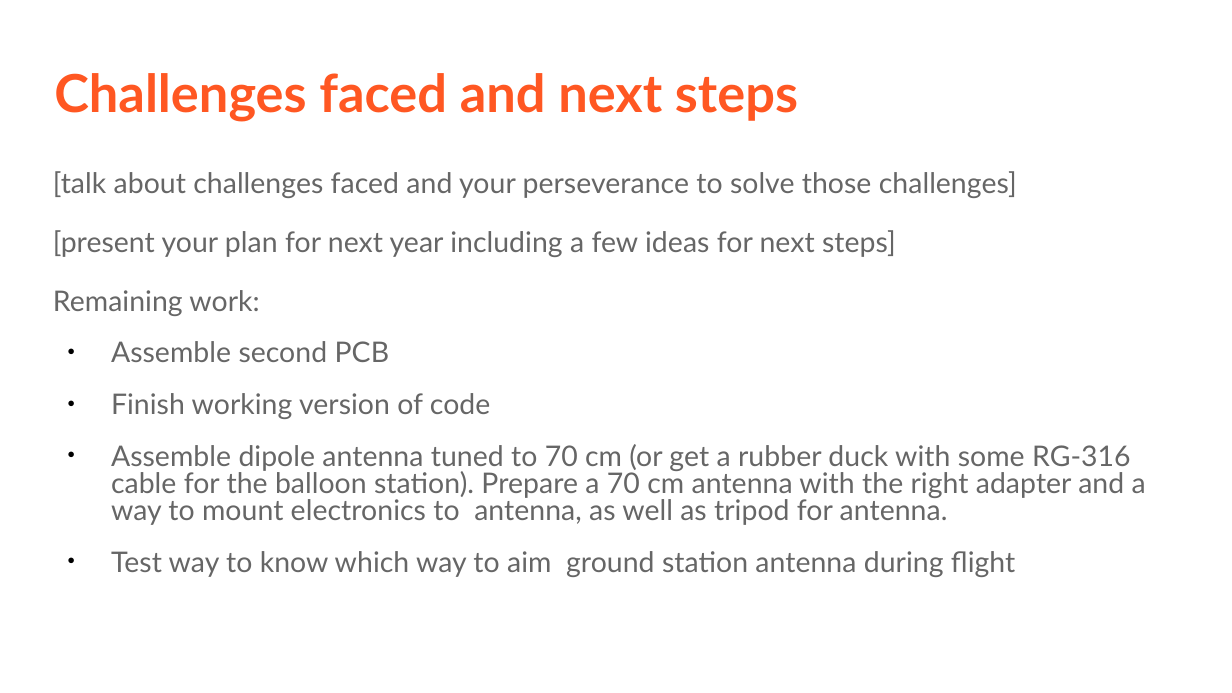
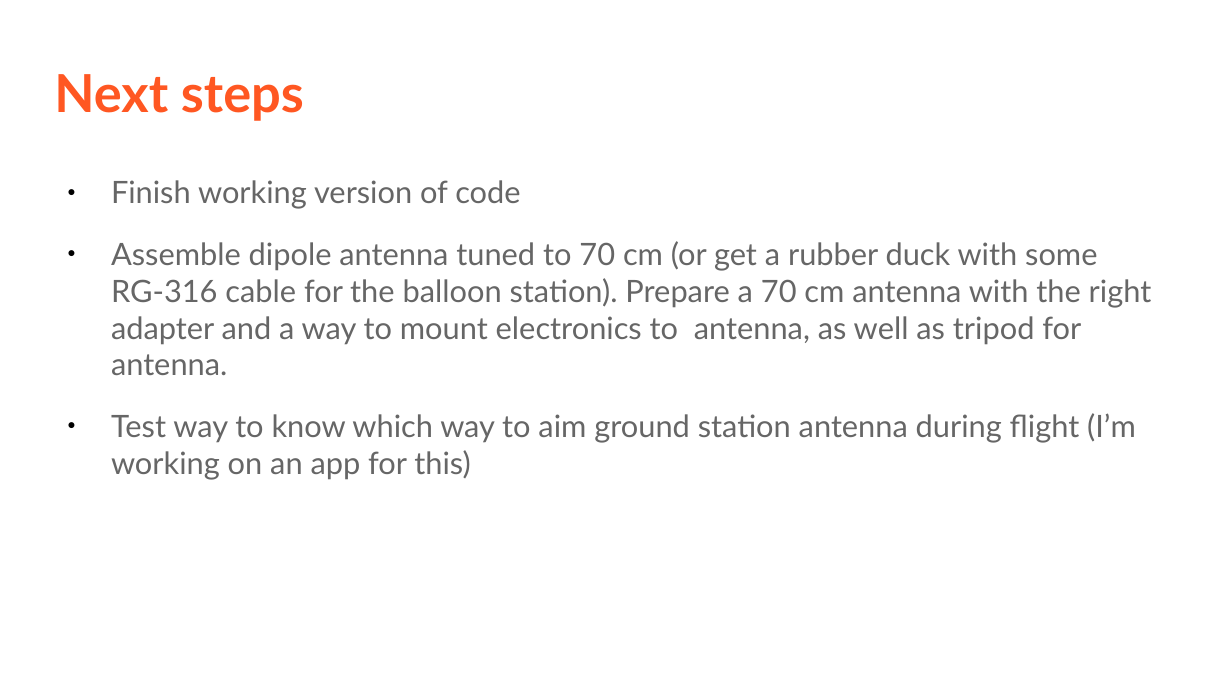
Before and after one commit to stratoscience25/arduino-workshop-logan, a slide deck: slide 12 of Ham xposition presentation/LoganCaramanna_Presentation.odp (slide 11 before the commit). Drawn at 1232x693 pixels with LibreOffice and Linux fonts; fonts in the diff are those of the drawing. Boxes give left, top, right and bottom in pixels: in the first picture for what was removed or moved away, otherwise in the second. Text is boxed around its words. In the diff, an @@ line names an element or a change of style, - is before the commit and + after.

Commit message:
add more pcb screenshots and update presentation wording

```diff
--- a/Ham xposition presentation/LoganCaramanna_Presentation.odp
+++ b/Ham xposition presentation/LoganCaramanna_Presentation.odp
@@ title at (54, 74, 304, 121): text changed @@
-Challenges faced and next steps
+Next steps
@@ text at (53, 171, 1017, 362): paragraphs removed @@
-[talk about challenges faced and your perseverance to solve those challenges]
-[present your plan for next year including a few ideas for next steps]
-Remaining work:
-● Assemble second PCB
@@ text at (111, 180, 1152, 375): size 16.6 to 18 pt in "Finish working version of code", "Assemble dipole antenna tuned to 70 cm ..."; line spacing 0.8 to 1.15; less space between paragraphs; line spacing 0.8 to 1 @@
@@ text at (111, 413, 1136, 480): text changed; size 16.6 to 18 pt @@
-● Test way to know which way to aim ground station antenna during flight
+● Test way to know which way to aim ground station antenna during flight (I’m working on an app for this)
```
Also in this commit, not shown: 7 other slides changed, 2 slides added, 7 slides removed, 4 other files.
